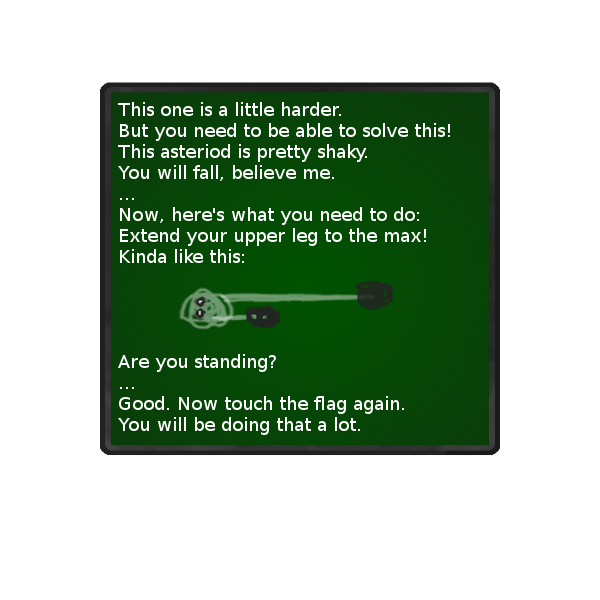
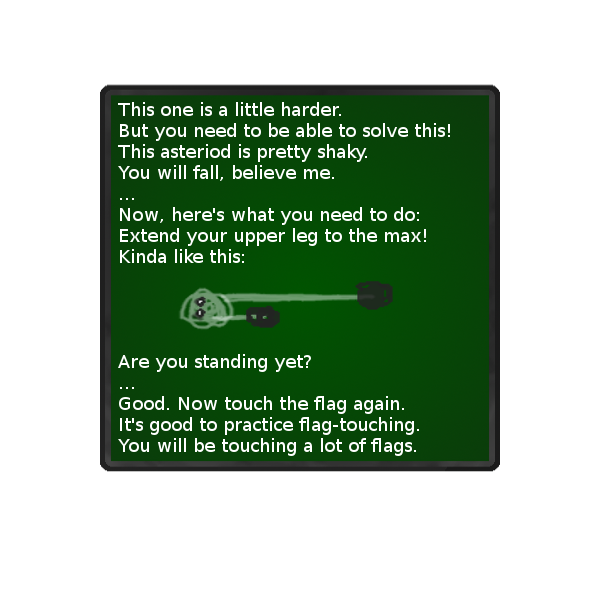
Comparing the layer stacks of the two 600 × 600 images. Changes:
painted on "This one is a little harder. ..." over [118, 355, 419, 456]
painted on "Background" over [100, 82, 500, 472]
